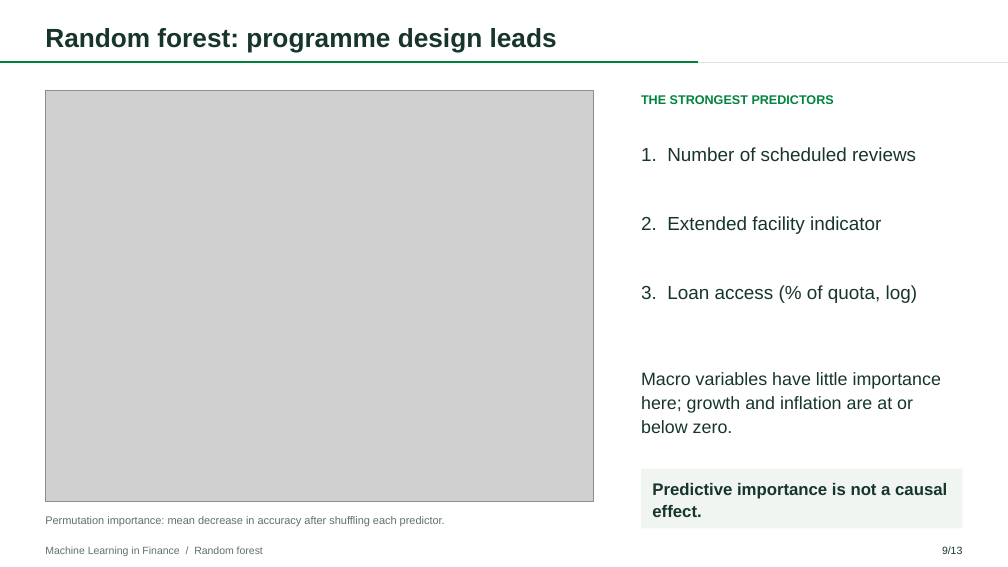
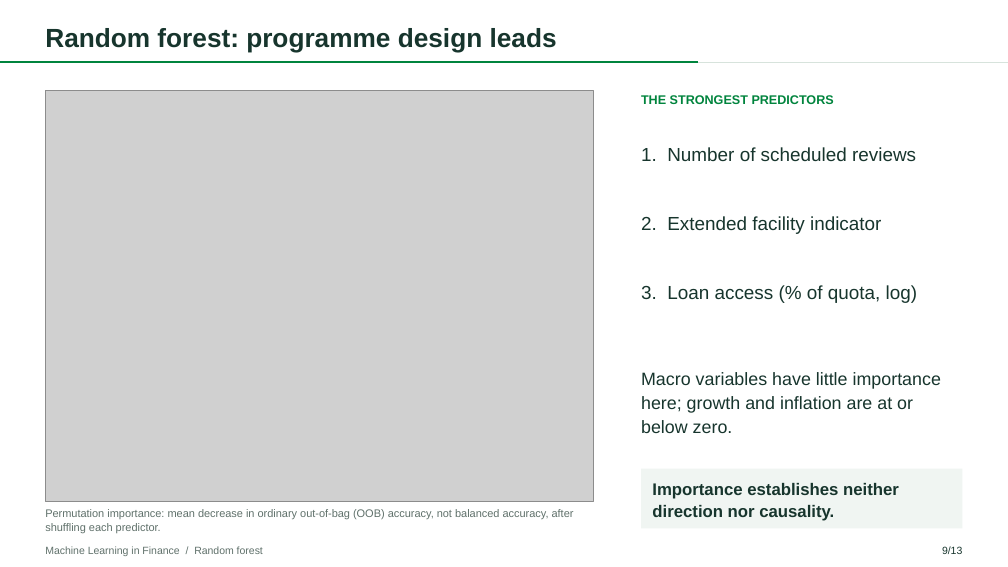
Before and after one commit to Mclement197/Machine-learning-in-finance, a slide deck: slide 10 of Presentation/presentation.pptx. Drawn at 1008x567 pixels with LibreOffice and Linux fonts; fonts in the diff are those of the drawing; grey boxes stand for pictures. Boxes give left, top, right and bottom in pixels: in the first picture for what was removed or moved away, otherwise in the second. Text is boxed around its words. In the diff, an @@ line names an element or a change of style, - is before the commit and + after.

```diff
--- a/Presentation/presentation.pptx
+++ b/Presentation/presentation.pptx
@@ text at (45, 509, 574, 533): text changed @@
-Permutation importance: mean decrease in accuracy after shuffling each predictor.
+Permutation importance: mean decrease in ordinary out-of-bag (OOB) accuracy, not balanced accuracy, after shuffling each predictor.
@@ text at (652, 483, 899, 521): text changed @@
-Predictive importance is not a causal effect.
+Importance establishes neither direction nor causality.
```
Also in this commit, not shown: 2 other slides changed, 2 other files.
